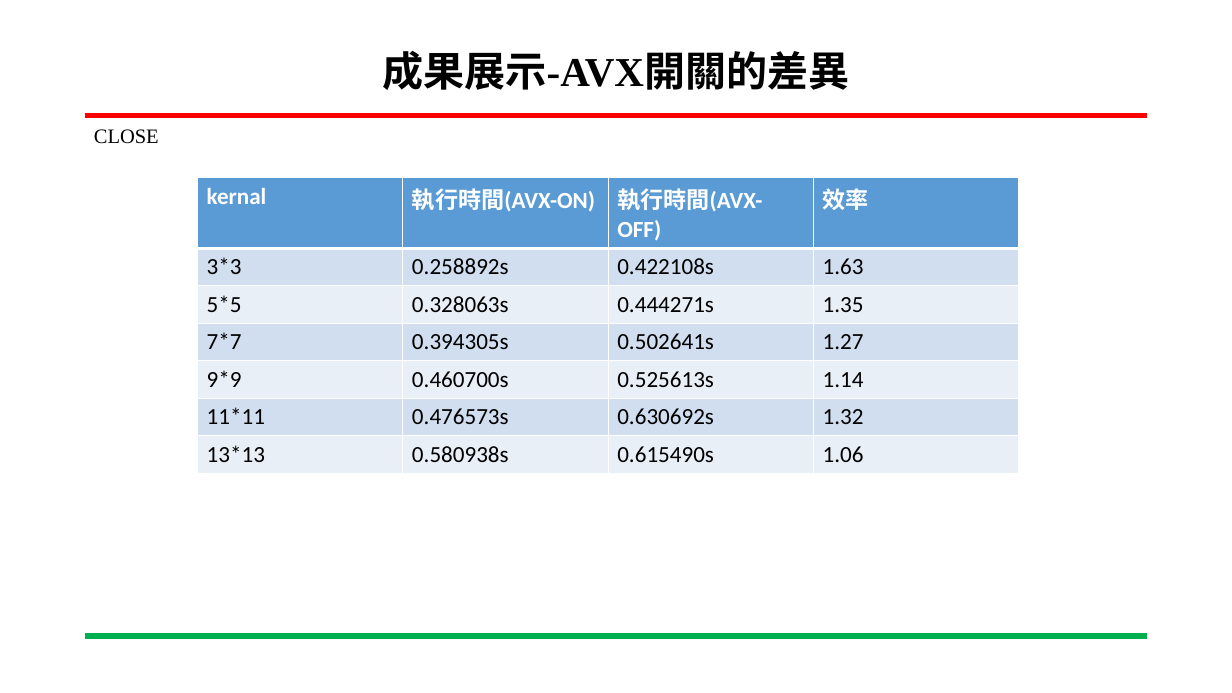
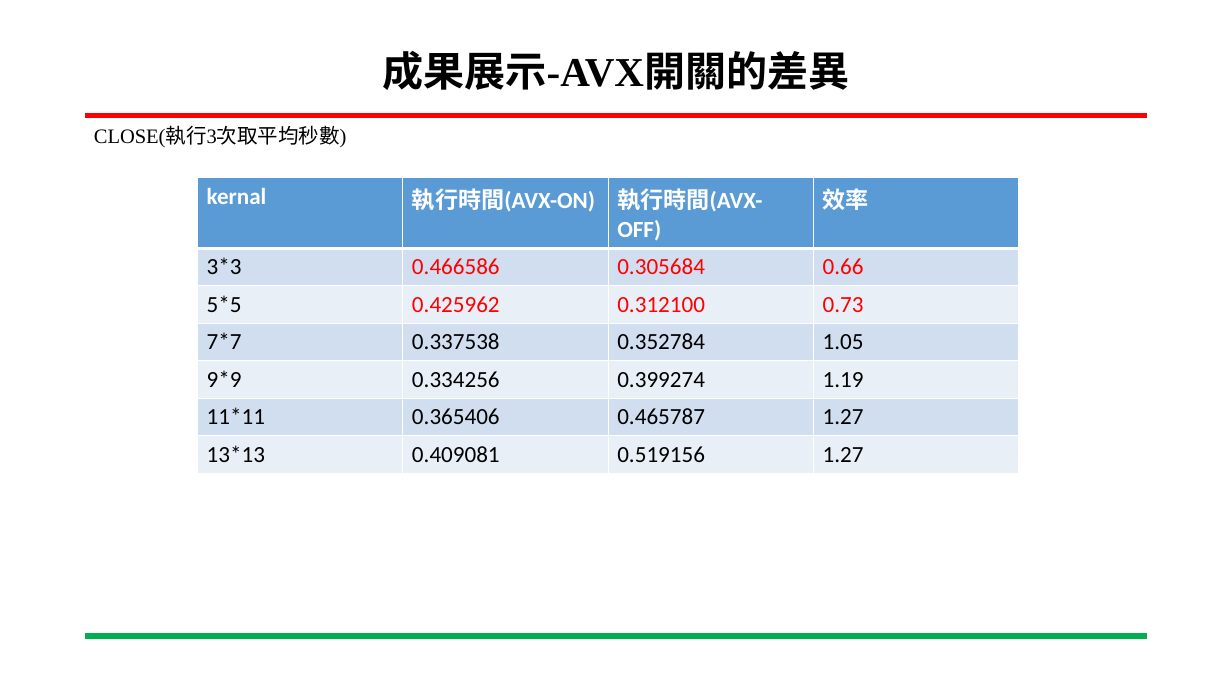
Before and after one commit to C110112103/111-2_Embedded-Image-Processing, a slide deck: slide 15 of HW1/C110112103-HW1.pptx (slide 11 before the commit). Drawn at 1232x693 pixels with LibreOffice and Linux fonts; fonts in the diff are those of the drawing; background and template pictures are left out. Boxes give left, top, right and bottom in pixels: in the first picture for what was removed or moved away, otherwise in the second. Text is boxed around its words. In the diff, an @@ line names an element or a change of style, - is before the commit and + after.

```diff
--- a/HW1/C110112103-HW1.pptx
+++ b/HW1/C110112103-HW1.pptx
@@ text at [94,127,347,147]: text changed @@
-CLOSE
+CLOSE(執行3次取平均秒數)
@@ table at [198,177,1019,466] @@
-row 2: 3*3 | 0.258892s | 0.422108s | 1.63
+row 2: 3*3 | 0.466586 | 0.305684 | 0.66
-row 3: 5*5 | 0.328063s | 0.444271s | 1.35
+row 3: 5*5 | 0.425962 | 0.312100 | 0.73
-row 4: 7*7 | 0.394305s | 0.502641s | 1.27
+row 4: 7*7 | 0.337538 | 0.352784 | 1.05
-row 5: 9*9 | 0.460700s | 0.525613s | 1.14
+row 5: 9*9 | 0.334256 | 0.399274 | 1.19
-row 6: 11*11 | 0.476573s | 0.630692s | 1.32
+row 6: 11*11 | 0.365406 | 0.465787 | 1.27
-row 7: 13*13 | 0.580938s | 0.615490s | 1.06
+row 7: 13*13 | 0.409081 | 0.519156 | 1.27
```
Also in this commit, not shown: 2 other slides changed, 6 slides added, 1 other file.
